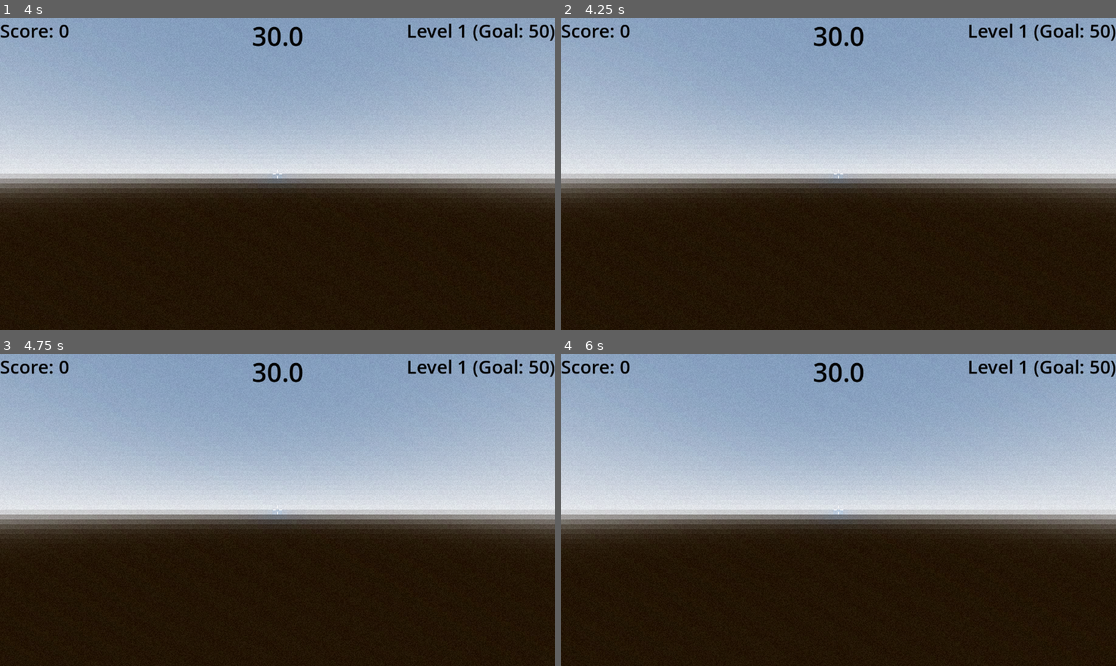
Above: before the commit, frames 1-4 (two rows, left to right).
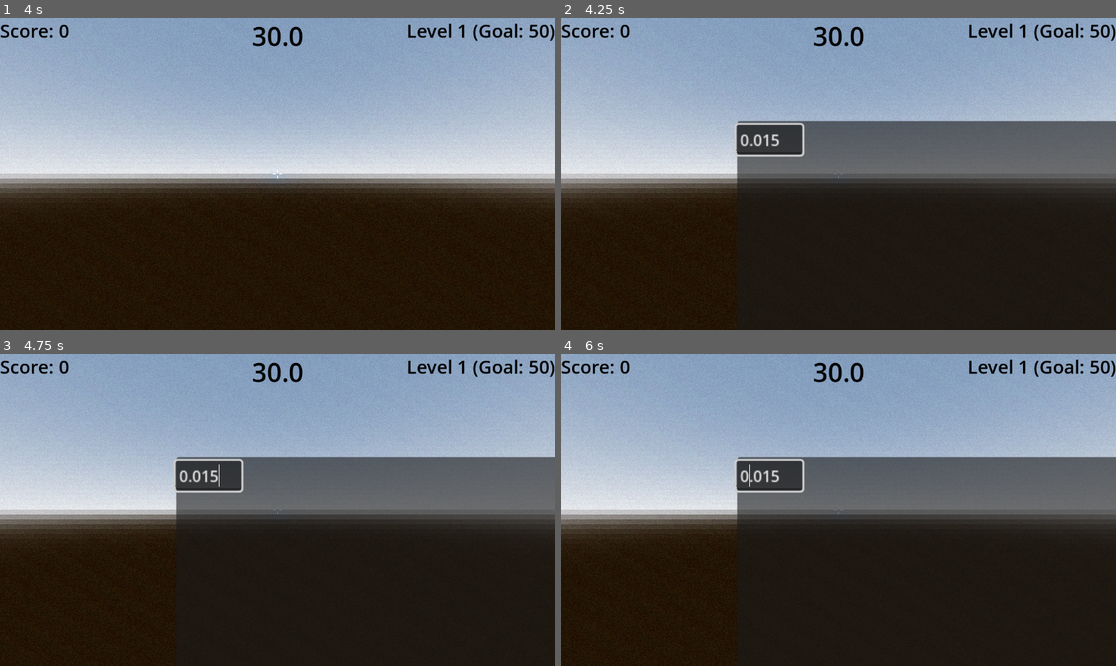
Above: after the commit, the same moments.

Repository: haruval/GAUNTLET
Game: Godot game, scene res://world.tscn
Two runs of this game, one before a commit and one after it. Both use one fixed random seed, a clock stepped at 60 frames per second and the inputs below.
Inputs (mouse positions are in pixels of both pictures, inside the frame that each line leads up to):
- Up to frame 1 (4 s): tap Enter (ui_accept) at 0.5, 0.77, 1.52, 2.75, 3.02, 3.5, 3.77 s; move the mouse to (305, 174) at 0.52 s; hold Up (ui_up) from 0.53 s (still down); click (305, 174) at 0.67 s; move the mouse to (249, 174) at 1.27 s; click (249, 174) at 1.42 s; move the mouse to (288, 167) at 2.02 s; click (288, 167) at 2.17 s; move the mouse to (271, 180) at 2.77 s; click (271, 180) at 2.92 s; move the mouse to (316, 177) at 3.52 s; click (316, 177) at 3.67 s
- Up to frame 2 (4.25 s): keep holding Up (ui_up); tap Escape (ui_cancel) at 4.15 s
- Up to frame 3 (4.75 s): keep holding Up (ui_up); move the mouse to (233, 506) at 4.27 s; click (233, 506) at 4.42 s; tap Enter (ui_accept) at 4.52 s
- Up to frame 4 (6 s): tap Enter (ui_accept) at 5, 5.75 s; move the mouse to (844, 510) at 5.02 s; click (844, 510) at 5.17 s; move the mouse to (816, 503) at 5.77 s; release Up (ui_up) at 5.78 s; hold Right (ui_right) from 5.78 s (still down); click (816, 503) at 5.92 s

Frame 1 is identical in both runs. In frame 2, 15% of the frame differs, in the area x 31-100%, y 32-58%; in frame 3, 15%; in frame 4, 15%, in the area x 31-100%, y 32-60%.

Commit message:
working sens menu

Diff:
--- /dev/null
+++ b/pause_layer.gd
@@ -0,0 +1,76 @@
+extends CanvasLayer
+
+@export var min_sens := 0.001
+@export var max_sens := 2.0
+
+@onready var root: Control        = $PauseRoot
+@onready var sens_input: LineEdit = $PauseRoot/Panel/HBox/SensInput
+@onready var apply_button: Button = $PauseRoot/Panel/Button
+
+var player: Node = null
+
+func _ready() -> void:
+	process_mode = Node.PROCESS_MODE_ALWAYS
+	_show_menu(false)
+
+	player = get_tree().get_first_node_in_group("player")
+
+	# Initialize field from player
+	var current := 0.015
+	if player and player.has_method("get_mouse_sens"):
+		current = player.get_mouse_sens()
+	if sens_input:
+		sens_input.text = str(current)
+		sens_input.text_changed.connect(_on_sens_text_changed)      # live while typing
+		sens_input.text_submitted.connect(_on_sens_text_submitted)  # Enter to apply/normalize
+	if apply_button:
+		apply_button.pressed.connect(_apply_from_text)
+
+func _input(event: InputEvent) -> void:
+	if event.is_action_pressed("ui_cancel"):
+		_toggle_pause()
+
+func _toggle_pause() -> void:
+	_show_menu(not get_tree().paused)
+
+func _show_menu(show: bool) -> void:
+	get_tree().paused = show
+	root.visible = show
+	Input.mouse_mode = Input.MOUSE_MODE_VISIBLE if show else Input.MOUSE_MODE_CAPTURED
+	if show and sens_input:
+		sens_input.grab_focus()
+		sens_input.caret_column = sens_input.text.length()
+
+func _on_sens_text_changed(new_text: String) -> void:
+	_set_player_sens(new_text)  # live apply (no normalization yet)
+
+func _on_sens_text_submitted(new_text: String) -> void:
+	_apply_from_text()
+
+func _apply_from_text() -> void:
+	if _set_player_sens(sens_input.text):
+		sens_input.text = str(_clamp_parse(sens_input.text))  # normalize/clamp display
+
+func _set_player_sens(text: String) -> bool:
+	if not player:
+		player = get_tree().get_first_node_in_group("player")
+	if not player:
+		push_warning("Player not found in group 'player'.")
+		return false
+
+	var value := _clamp_parse(text)
+	if value <= 0.0:
+		return false
+
+	if player.has_method("set_mouse_sens"):
+		player.set_mouse_sens(value)
+		return true
+	else:
+		push_warning("Player is missing set_mouse_sens(). Did you add the patch?")
+		return false
+
+func _clamp_parse(text: String) -> float:
+	var v := text.to_float()
+	if v <= 0.0:
+		return 0.0
+	return clampf(v, min_sens, max_sens)
--- a/player/scripts/player.gd
+++ b/player/scripts/player.gd
@@ -1,6 +1,7 @@
 extends CharacterBody3D
 
 const MOUSE_SENS: float = 0.015
+var mouse_sens: float = MOUSE_SENS       # runtime-editable copy
 
 const SPEED: float = 10.0
 const JUMP_VELOCITY = 4.5
@@ -19,12 +20,11 @@
 func _input(event) -> void:
 	if event is InputEventMouseMotion:
 		#yaw
-		rotation_degrees.y -= event.relative.x * MOUSE_SENS
+		rotation_degrees.y -= event.relative.x * mouse_sens
 		#pitch
-		pitch_deg = clamp(pitch_deg - event.relative.y * MOUSE_SENS, -PITCH_LIMIT, PITCH_LIMIT)
+		pitch_deg = clamp(pitch_deg - event.relative.y * mouse_sens, -PITCH_LIMIT, PITCH_LIMIT)
 		head.rotation_degrees.x = pitch_deg
-		# (Optional) if pistol should tilt with head but is not a child of Head:
-		# pistol.rotation_degrees.x = pitch_deg
+
 
 	if event is InputEventMouseButton and event.pressed and event.button_index == MOUSE_BUTTON_LEFT:
 		shoot()
@@ -66,3 +66,10 @@
 		velocity.z = move_toward(velocity.z, 0, SPEED)
 
 	move_and_slide()
+
+# Optional helpers so UI can call methods (no direct field access needed):
+func get_mouse_sens() -> float:
+	return mouse_sens
+
+func set_mouse_sens(v: float) -> void:
+	mouse_sens = max(0.0001, v)  # avoid zero/negatives
--- a/world.tscn
+++ b/world.tscn
@@ -7,6 +7,7 @@
 [ext_resource type="Shader" uid="uid://bcfs12m7g8xck" path="res://retro_postprocess_screen.gdshader" id="5_036b0"]
 [ext_resource type="Texture2D" uid="uid://bw2iwhj4uyf22" path="res://gauntletthick.png" id="6_dwbse"]
 [ext_resource type="Script" uid="uid://ymrlhaa8tsif" path="res://splash_layer.gd" id="6_pkg7o"]
+[ext_resource type="Script" uid="uid://cu0nvugdnrhlr" path="res://pause_layer.gd" id="8_gbfbk"]
 
 [sub_resource type="ProceduralSkyMaterial" id="ProceduralSkyMaterial_f3sb7"]
 sky_horizon_color = Color(0.662243, 0.671743, 0.686743, 1)
@@ -56,7 +57,7 @@
 transform = Transform3D(-0.866023, -0.433016, 0.250001, 0, 0.499998, 0.866027, -0.500003, 0.749999, -0.43301, 0, 0, 0)
 shadow_enabled = true
 
-[node name="Player" parent="." instance=ExtResource("1_f3sb7")]
+[node name="Player" parent="." groups=["player"] instance=ExtResource("1_f3sb7")]
 
 [node name="CSGBox3D" type="CSGBox3D" parent="."]
 transform = Transform3D(1, 0, 0, 0, 1, 0, 0, 0, 1, 0, -1.5, 0)
@@ -179,3 +180,59 @@
 texture = ExtResource("6_dwbse")
 expand_mode = 2
 stretch_mode = 5
+
+[node name="PauseLayer" type="CanvasLayer" parent="."]
+layer = 999
+script = ExtResource("8_gbfbk")
+
+[node name="PauseRoot" type="Control" parent="PauseLayer"]
+visible = false
+layout_mode = 3
+anchors_preset = 15
+anchor_right = 1.0
+anchor_bottom = 1.0
+grow_horizontal = 2
+grow_vertical = 2
+
+[node name="Panel" type="Panel" parent="PauseLayer/PauseRoot"]
+layout_mode = 1
+anchors_preset = 8
+anchor_left = 0.5
+anchor_top = 0.5
+anchor_right = 0.5
+anchor_bottom = 0.5
+offset_left = -210.0
+offset_top = -110.0
+offset_right = 210.0
+offset_bottom = 110.0
+grow_horizontal = 2
+grow_vertical = 2
+scale = Vector2(2, 2)
+
+[node name="Title" type="Label" parent="PauseLayer/PauseRoot/Panel"]
+visible = false
+layout_mode = 0
+offset_right = 40.0
+offset_bottom = 23.0
+text = "MENU"
+
+[node name="HBox" type="HBoxContainer" parent="PauseLayer/PauseRoot/Panel"]
+layout_mode = 0
+offset_right = 40.0
+offset_bottom = 40.0
+
+[node name="SensLabel" type="Label" parent="PauseLayer/PauseRoot/Panel/HBox"]
+visible = false
+layout_mode = 2
+
+[node name="SensInput" type="LineEdit" parent="PauseLayer/PauseRoot/Panel/HBox"]
+layout_mode = 2
+size_flags_horizontal = 8
+size_flags_vertical = 4
+
+[node name="Button" type="Button" parent="PauseLayer/PauseRoot/Panel"]
+visible = false
+layout_mode = 0
+offset_right = 8.0
+offset_bottom = 8.0
+text = "QUIT"
Not shown, added: pause_layer.gd.uid
Not shown: 1 places in world.tscn that only renumber resources
